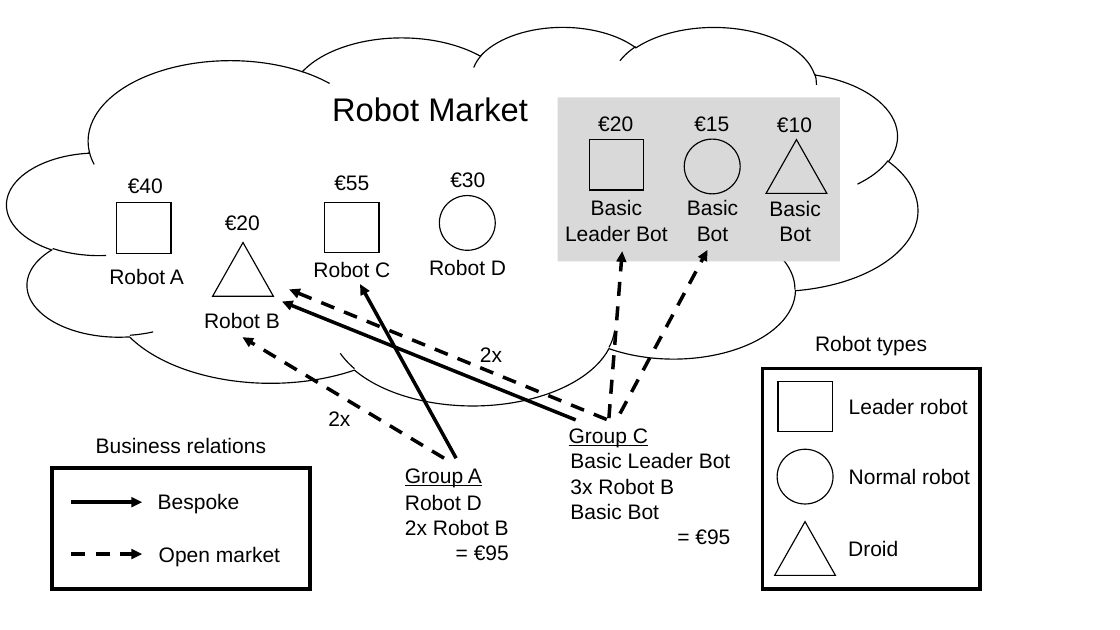
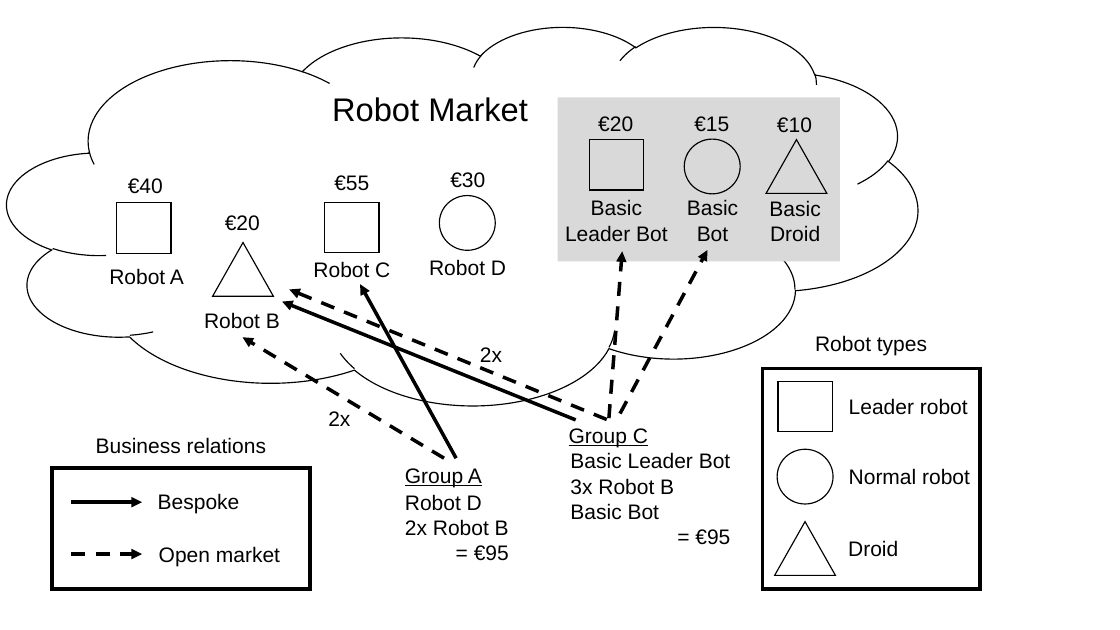
Before and after one commit to lunduniversity/introsofteng, a slide deck: slide 3 of project/rumble/etsa02_figures.pptx. Drawn at 1120x630 pixels with LibreOffice and Linux fonts; fonts in the diff are those of the drawing. Boxes give left, top, right and bottom in pixels: in the first picture for what was removed or moved away, otherwise in the second. Text is boxed around its words. In the diff, an @@ line names an element or a change of style, - is before the commit and + after.

```diff
--- a/project/rumble/etsa02_figures.pptx
+++ b/project/rumble/etsa02_figures.pptx
@@ text at (770, 225, 820, 241): text changed @@
-Bot
+Droid
```
Also in this commit, not shown: 2 other files.
